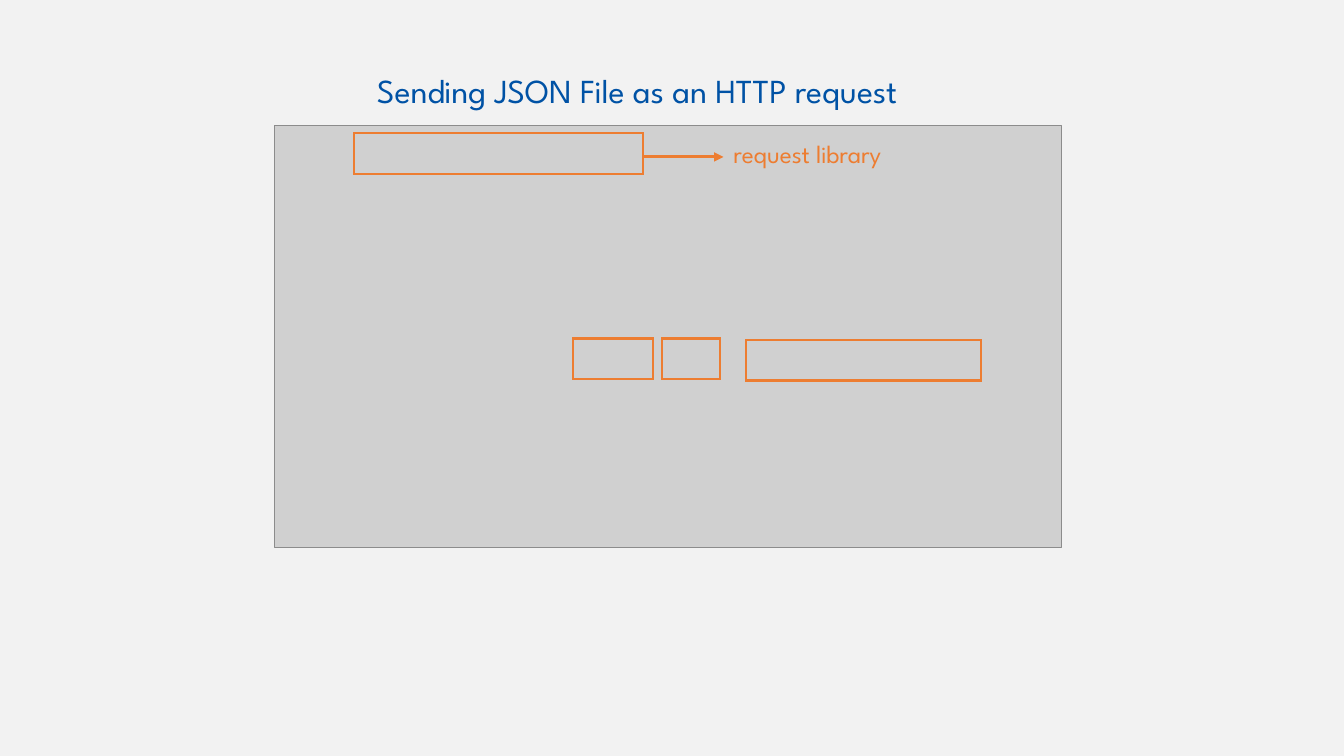
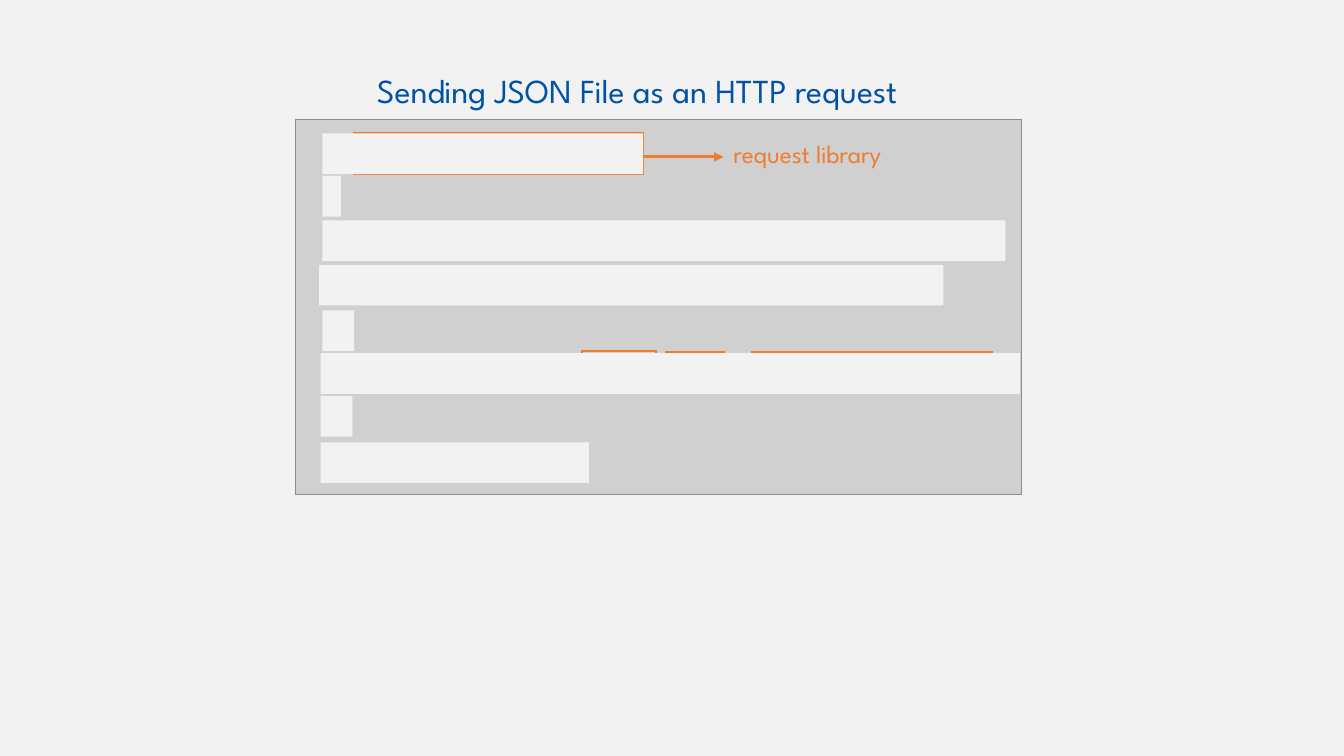
Before and after one commit to w3c/wot-cg, a slide deck: slide 24 of Tutorials/whatiswot/4-JSON_in_Practice/4-JSON_in_Practice.pptx (slide 23 before the commit). Drawn at 1344x756 pixels with LibreOffice and Linux fonts; fonts in the diff are those of the drawing; grey boxes stand for pictures; background and template pictures are left out. Boxes give left, top, right and bottom in pixels: in the first picture for what was removed or moved away, otherwise in the second. Text is boxed around its words. In the diff, an @@ line names an element or a change of style, - is before the commit and + after.

```diff
--- a/Tutorials/whatiswot/4-JSON_in_Practice/4-JSON_in_Practice.pptx
+++ b/Tutorials/whatiswot/4-JSON_in_Practice/4-JSON_in_Practice.pptx
@@ picture: place and size @@
-picture at <box>275,125,1062,547</box>
+picture at <box>295,120,1022,495</box>
@@ rectangle added at <box>323,133,643,173</box>, fill #F2F2F2 @@
@@ rectangle added at <box>323,176,342,217</box>, fill #F2F2F2 @@
@@ rectangle added at <box>323,221,1006,261</box>, fill #F2F2F2 @@
@@ rectangle added at <box>319,265,943,306</box>, fill #F2F2F2 @@
@@ rectangle added at <box>323,311,354,351</box>, fill #F2F2F2 @@
@@ rectangle added at <box>321,353,1020,393</box>, fill #F2F2F2 @@
@@ rectangle: place and size @@
-rectangle at <box>573,339,653,380</box>
+rectangle at <box>583,351,656,392</box>
@@ rectangle: place and size @@
-rectangle at <box>662,339,720,380</box>
+rectangle at <box>666,352,724,393</box>
@@ rectangle: place and size @@
-rectangle at <box>746,340,982,381</box>
+rectangle at <box>752,353,992,394</box>
@@ rectangle added at <box>321,396,352,437</box>, fill #F2F2F2 @@
@@ rectangle added at <box>321,443,589,483</box>, fill #F2F2F2 @@
```
Also in this commit, not shown: 3 other slides changed, 1 slide added, 21 other files.
